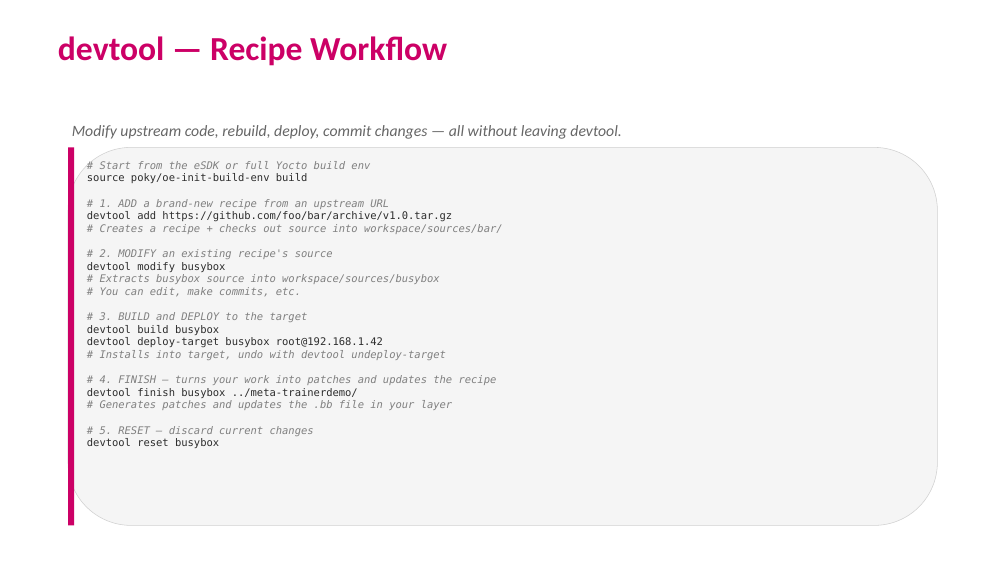
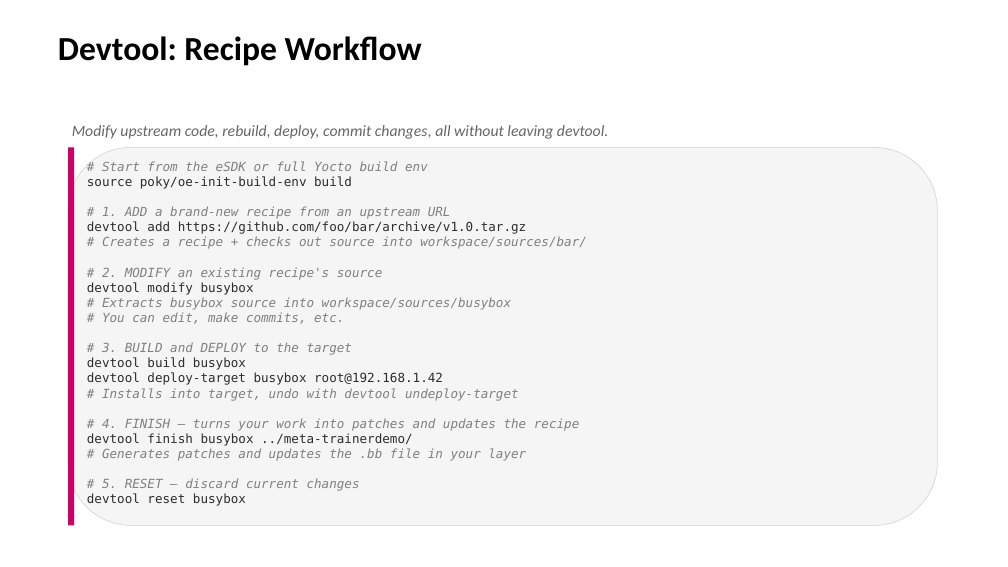
Before and after one commit to EmertxeInfoTech/Allegion-Training-Materials, a slide deck: slide 6 of yocto_training_all_session_decks/session_decks/D3S6_SDK_devtool.pptx. Drawn at 1008x567 pixels with LibreOffice and Linux fonts; fonts in the diff are those of the drawing; background and template pictures are left out. Boxes give left, top, right and bottom in pixels: in the first picture for what was removed or moved away, otherwise in the second. Text is boxed around its words. In the diff, an @@ line names an element or a change of style, - is before the commit and + after.

```diff
--- a/yocto_training_all_session_decks/session_decks/D3S6_SDK_devtool.pptx
+++ b/yocto_training_all_session_decks/session_decks/D3S6_SDK_devtool.pptx
@@ title at bbox=[58, 36, 422, 66]: text changed; text colour #CC0066 to #000000 @@
-devtool — Recipe Workflow
+Devtool: Recipe Workflow
@@ text at bbox=[72, 125, 608, 139]: text changed @@
-Modify upstream code, rebuild, deploy, commit changes — all without leaving devtool.
+Modify upstream code, rebuild, deploy, commit changes, all without leaving devtool.
@@ text "# Start from the eSDK ..." at bbox=[87, 161, 587, 506]: size 10 to 12 pt @@
```
Also in this commit, not shown: 7 other slides changed, 6 other files.
